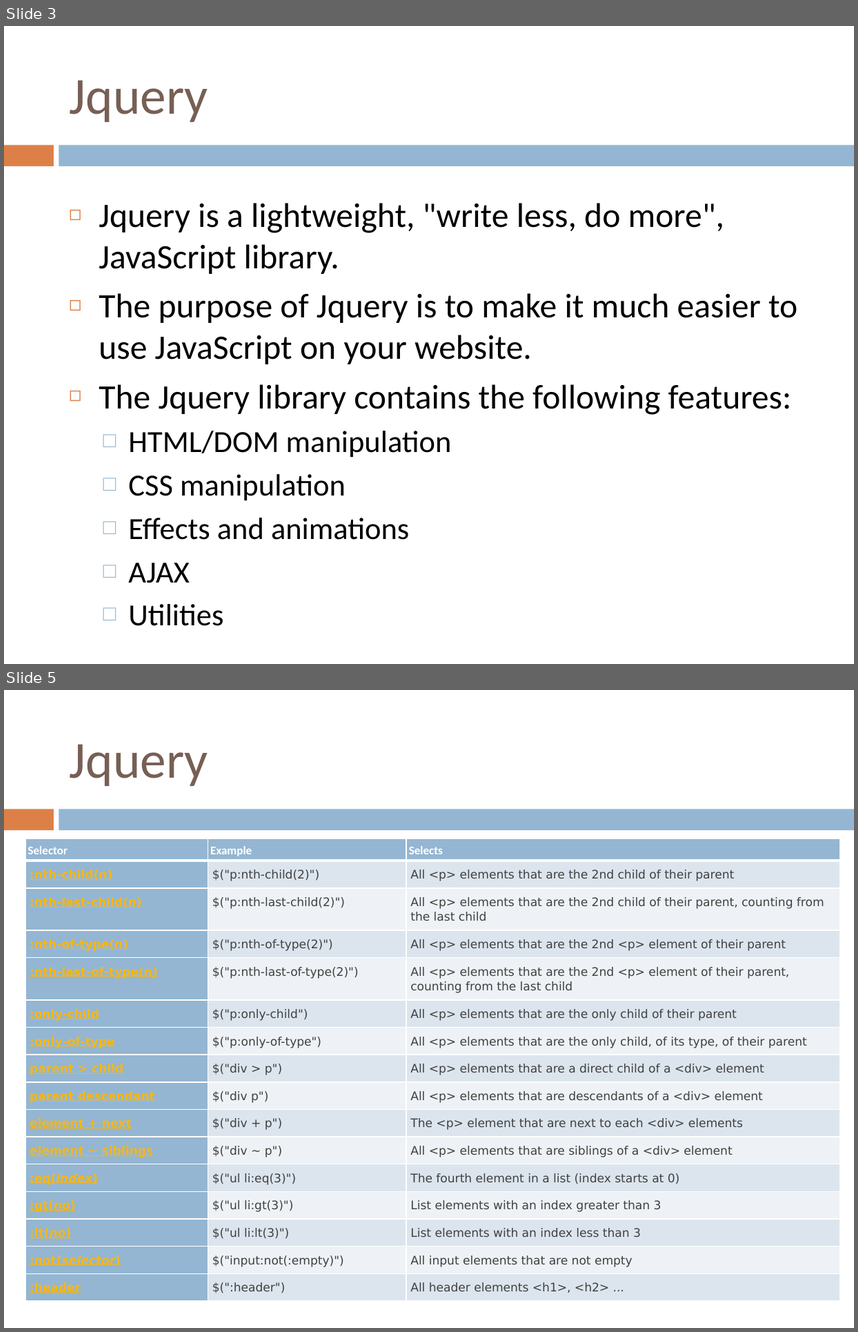
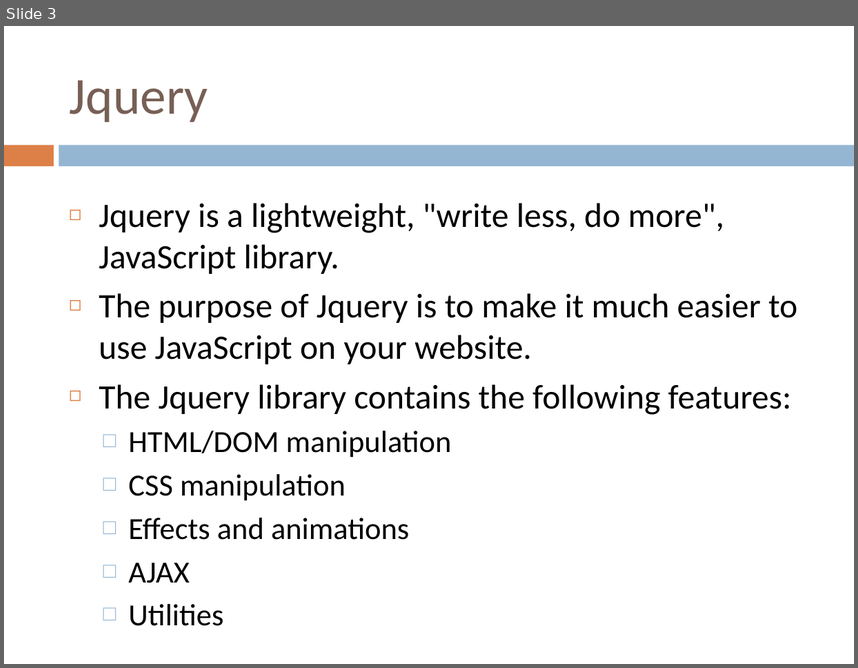
Before and after one commit to yedukondalurd/PPT, a slide deck: Advanced Javascript Day-2.pptx. Shown one above the other, each under a label of ours: slides 3 and 5 before the commit, slide 3 after it; the slides between them are not shown. The pictures are 858x1332 and 858x668 pixels, drawn with LibreOffice and Linux fonts; fonts in the diff are those of the drawing. Boxes give left, top, right and bottom in pixels: in the first picture for what was removed or moved away, otherwise in the second. Text is boxed around its words. In the diff, an @@ line names an element or a change of style, - is before the commit and + after.

```diff
--- a/Advanced Javascript Day-2.pptx
+++ b/Advanced Javascript Day-2.pptx
@@ slide 5 removed at box(4, 690, 854, 1328), background #FFFFFF; not listed: 2 template elements that a slide beside it also shows @@
@@ title removed at box(70, 744, 208, 786) @@
-Jquery
@@ table removed at box(25, 839, 840, 1307), 16 rows, 3 columns @@
-Selector | Example | Selects
-:nth-child(n) | $("p:nth-child(2)") | All <p> elements that are the 2nd child of their parent
-:nth-last-child(n) | $("p:nth-last-child(2)") | All <p> elements that are the 2nd child of their parent, counting from the last child
-:nth-of-type(n) | $("p:nth-of-type(2)") | All <p> elements that are the 2nd <p> element of their parent
-:nth-last-of-type(n) | $("p:nth-last-of-type(2)") | All <p> elements that are the 2nd <p> element of their parent, counting from the last child
-:only-child | $("p:only-child") | All <p> elements that are the only child of their parent
-:only-of-type | $("p:only-of-type") | All <p> elements that are the only child, of its type, of their parent
-parent > child | $("div > p") | All <p> elements that are a direct child of a <div> element
-parent descendant | $("div p") | All <p> elements that are descendants of a <div> element
-element + next | $("div + p") | The <p> element that are next to each <div> elements
-element ~ siblings | $("div ~ p") | All <p> elements that are siblings of a <div> element
-:eq(index) | $("ul li:eq(3)") | The fourth element in a list (index starts at 0)
-:gt(no) | $("ul li:gt(3)") | List elements with an index greater than 3
-:lt(no) | $("ul li:lt(3)") | List elements with an index less than 3
-:not(selector) | $("input:not(:empty)") | All input elements that are not empty
-:header | $(":header") | All header elements <h1>, <h2> ...
```
Also in this commit, not shown: 1 slide changed, 3 slides added, 10 other slides removed, 15 other files.
